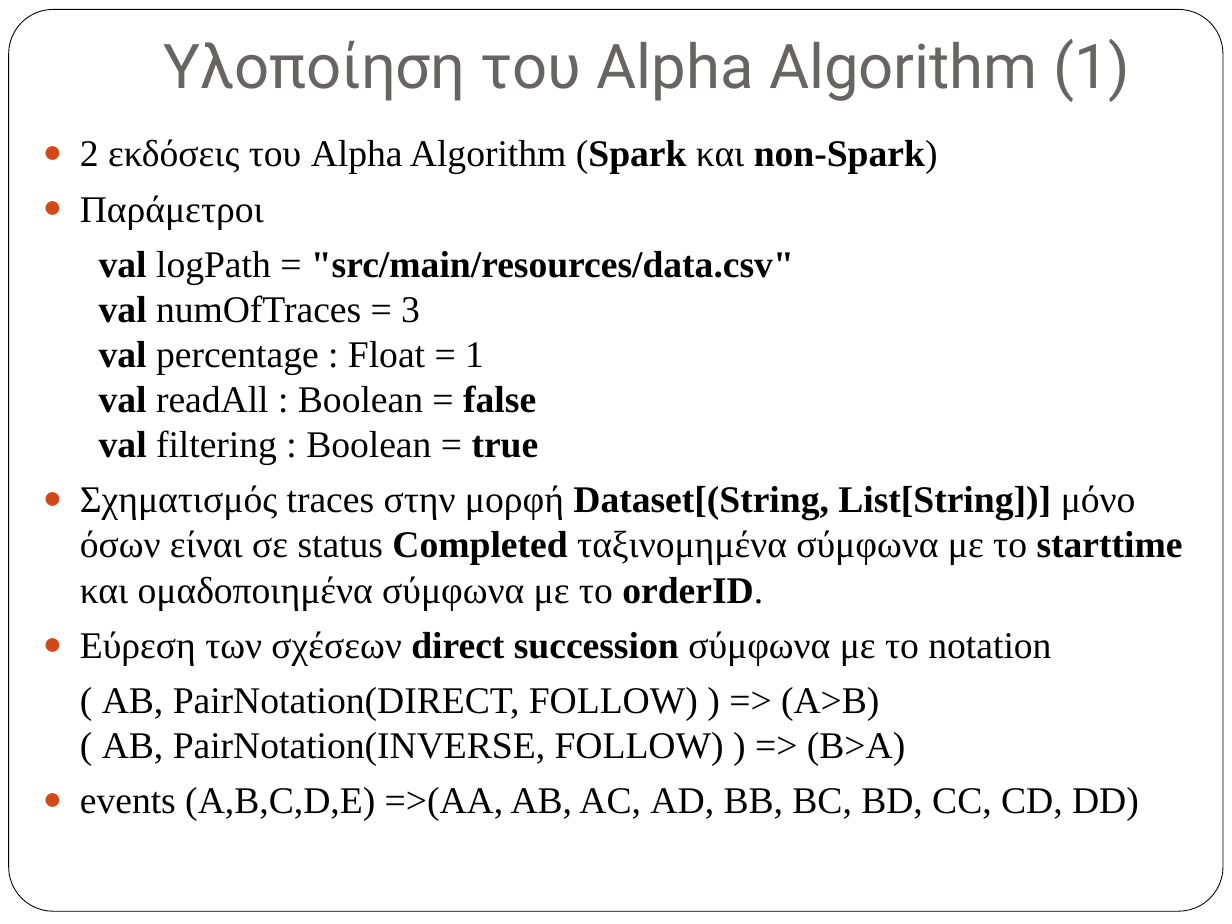
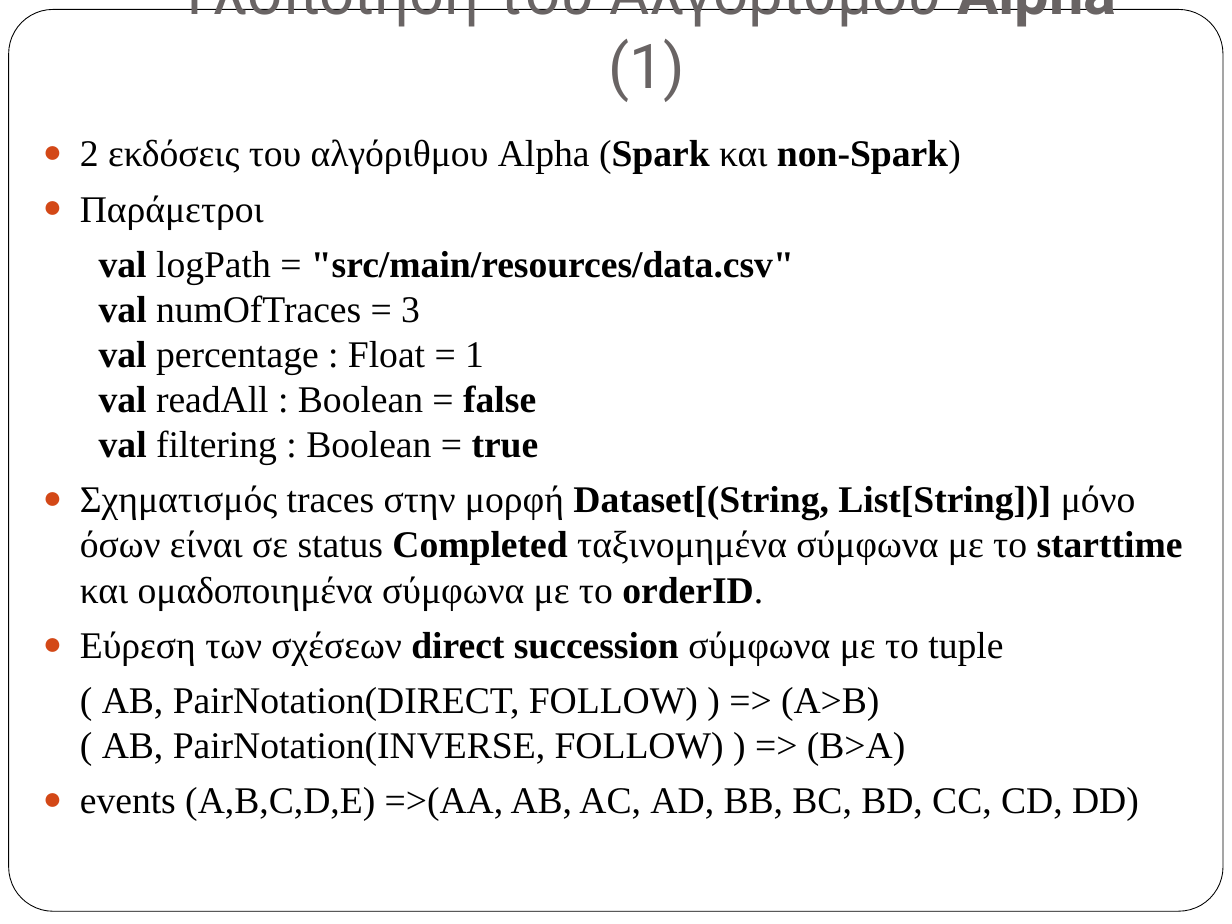
Before and after one commit to vlasisPit/alpha-algorithm-reports, a slide deck: slide 13 of excel/vlasisPitsios_masterThesis.pptx (slide 11 before the commit). Drawn at 1232x924 pixels with LibreOffice and Linux fonts; fonts in the diff are those of the drawing. Boxes give left, top, right and bottom in pixels: in the first picture for what was removed or moved away, otherwise in the second. Text is boxed around its words. In the diff, an @@ line names an element or a change of style, - is before the commit and + after.

```diff
--- a/excel/vlasisPitsios_masterThesis.pptx
+++ b/excel/vlasisPitsios_masterThesis.pptx
@@ title at [176, 0, 1117, 102]: text changed @@
-Υλοποίηση του Alpha Algorithm (1)
+Υλοποίηση του Αλγόριθμου Alpha (1)
@@ text at [80, 139, 961, 174]: text changed @@
-● 2 εκδόσεις του Alpha Algorithm (Spark και non-Spark)
+● 2 εκδόσεις του αλγόριθμου Alpha (Spark και non-Spark)
@@ text at [80, 631, 1003, 666]: text changed @@
-● Εύρεση των σχέσεων direct succession σύμφωνα με το notation
+● Εύρεση των σχέσεων direct succession σύμφωνα με το tuple
```
Also in this commit, not shown: 17 other slides changed, 3 slides added, 1 other file.
